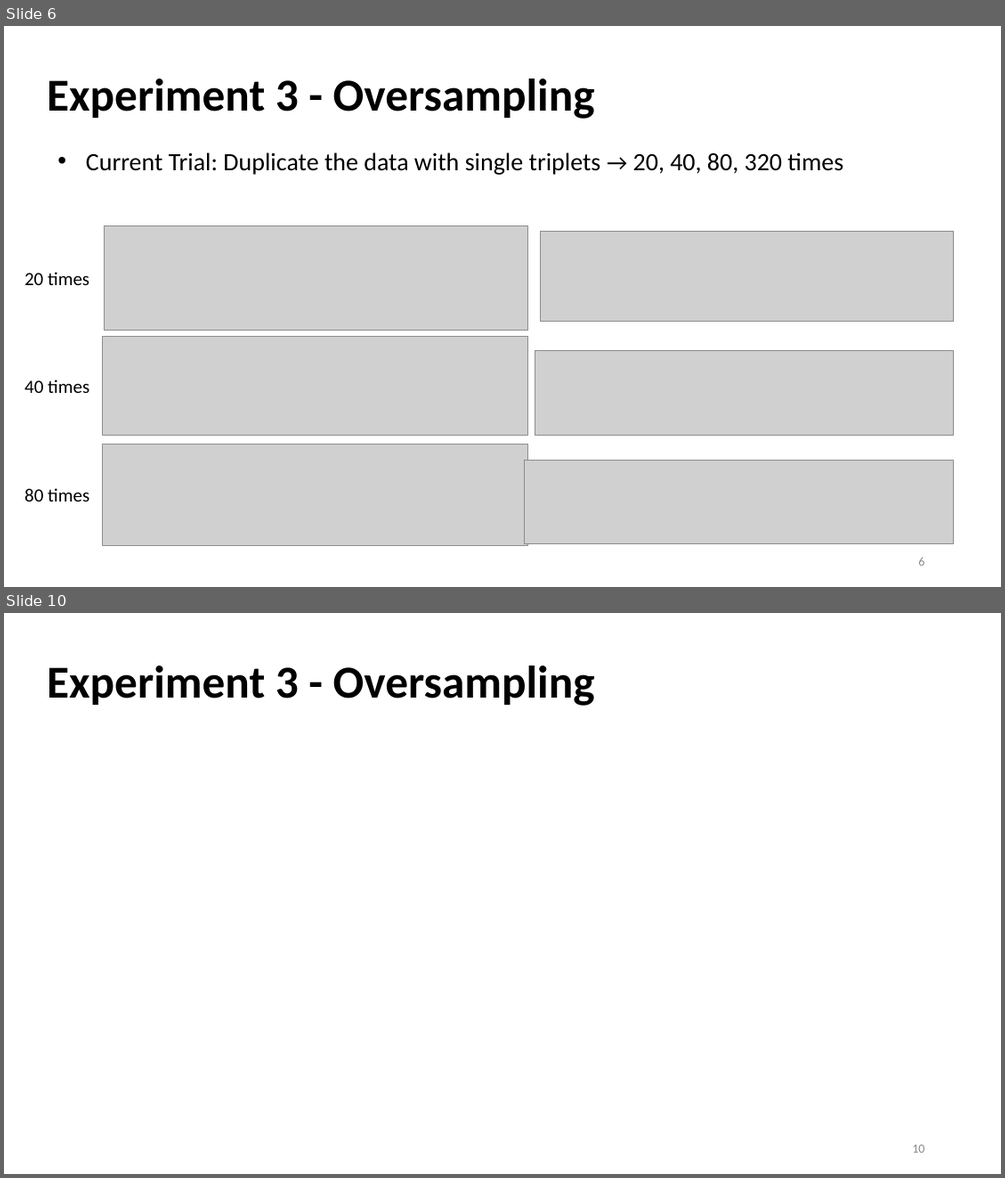
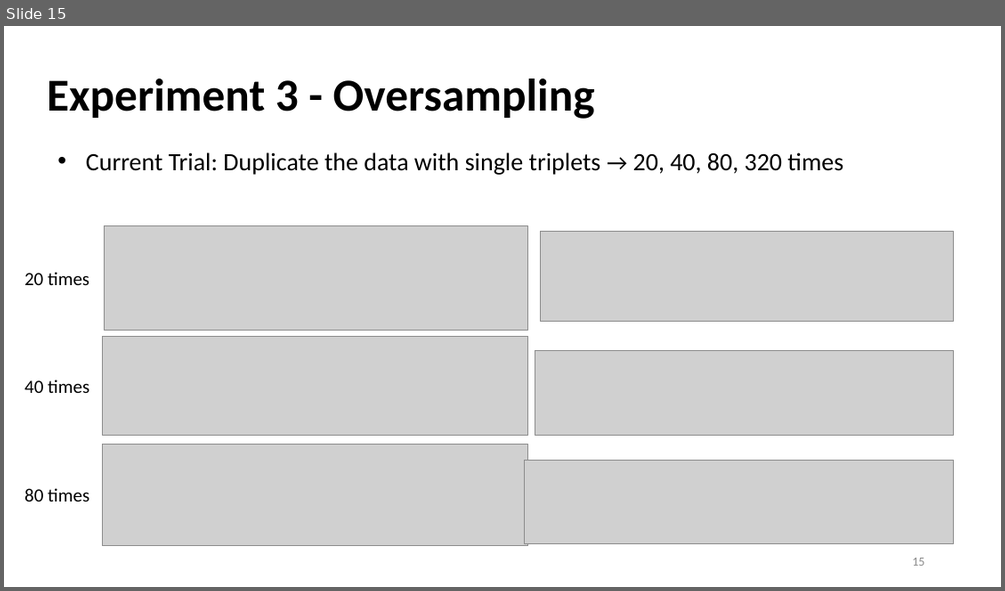
Before and after one commit to Bai1026/Intern-IIS, a slide deck: Meeting/Presentation_1027.pptx. Shown one above the other, each under a label of ours: slides 6 and 10 before the commit, slide 15 after it; the slides between them are not shown. The pictures are 1005x1178 and 1005x591 pixels, drawn with LibreOffice and Linux fonts; fonts in the diff are those of the drawing; grey boxes stand for pictures. Boxes give left, top, right and bottom in pixels: in the first picture for what was removed or moved away, otherwise in the second. Text is boxed around its words. In the diff, an @@ line names an element or a change of style, - is before the commit and + after.

```diff
--- a/Meeting/Presentation_1027.pptx
+++ b/Meeting/Presentation_1027.pptx
@@ slide 10 removed at (4, 613, 1001, 1174), background #FFFFFF @@
@@ title removed at (47, 666, 595, 706) @@
-Experiment 3 - Oversampling
@@ page number removed at (912, 1144, 924, 1152) @@
-10
@@ what was slide 6 is now slide 15 @@
@@ page number at (912, 557, 924, 565): text changed @@
-6
+15
```
Also in this commit, not shown: 5 slides changed, 2 slides added, 3 other files.
